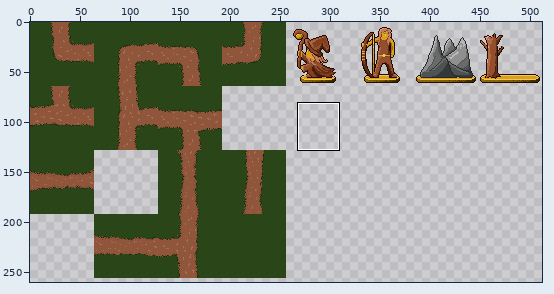
Sprite sheet, stored at assets/Tilesheet.png. Above: a wide view before the commit, with the close-up outlined.
Close-up. Old version:
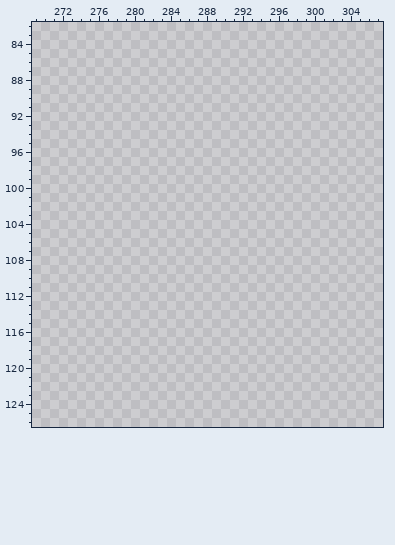
The file is 512x512 pixels. Colours within 5 levels of each other are drawn and written as one. Shown: x 269..307, y 82..126. The wide view leaves out empty margins. The commit also changed other parts of the picture, which this record leaves out.
The result:
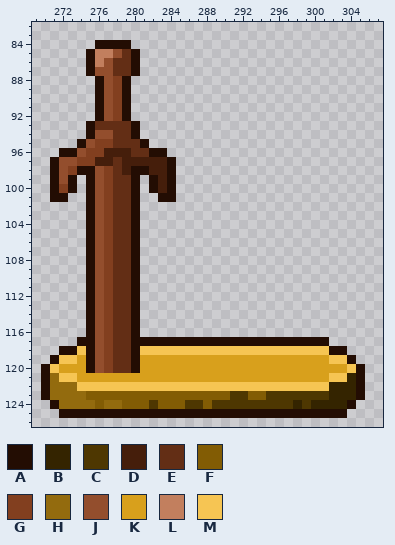
Palette (. is transparent): A #230d03  B #342400  C #4e3701  D #451e0b  E #632e15  F #825c04  G #823f1f  H #936b0e  J #934e2d  K #d8a01c  L #c27f5e  M #f6c553
The exact change:
{"y":84,"x":276,"old":"....","new":"AAAA"}
{"y":85,"x":275,"old":"......","new":"ALLJEA"}
{"y":86,"x":275,"old":"......","new":"ALJEEA"}
{"y":87,"x":275,"old":"......","new":"AJJEEA"}
{"y":88,"x":276,"old":"....","new":"AJGA"}
{"y":89,"x":276,"old":"....","new":"AJGA"}
{"y":90,"x":276,"old":"....","new":"AJGA"}
{"y":91,"x":276,"old":"....","new":"AJGA"}
{"y":92,"x":276,"old":"....","new":"AJGA"}
{"y":93,"x":275,"old":"......","new":"AEEEEA"}
{"y":94,"x":275,"old":"......","new":"AJJEEA"}
{"y":95,"x":274,"old":"........","new":"AJGGEEEA"}
{"y":96,"x":272,"old":"............","new":"AAJGGDDDEEAA"}
{"y":97,"x":271,"old":"..............","new":"AJJGGDDEDDDDDA"}
{"y":98,"x":271,"old":"..............","new":"AJGAAJGEDAADDA"}
{"y":99,"x":271,"old":"...","new":"AJA"}
{"y":99,"x":275,"old":"......","new":"AJGEEA"}
{"y":99,"x":282,"old":"...","new":"ADA"}
{"y":100,"x":271,"old":"...","new":"AGA"}
{"y":100,"x":275,"old":"......","new":"AJGEEA"}
{"y":100,"x":282,"old":"...","new":"ADA"}
{"y":101,"x":271,"old":"..","new":"AA"}
{"y":101,"x":275,"old":"......","new":"AJGEEA"}
{"y":101,"x":283,"old":"..","new":"AA"}
{"y":102,"x":275,"old":"......","new":"AJGEEA"}
{"y":103,"x":275,"old":"......","new":"AJGEEA"}
{"y":104,"x":275,"old":"......","new":"AJGEEA"}
{"y":105,"x":275,"old":"......","new":"AJGEEA"}
{"y":106,"x":275,"old":"......","new":"AJGEEA"}
{"y":107,"x":275,"old":"......","new":"AJGEEA"}
{"y":108,"x":275,"old":"......","new":"AJGEEA"}
{"y":109,"x":275,"old":"......","new":"AJGEEA"}
{"y":110,"x":275,"old":"......","new":"AJGEEA"}
{"y":111,"x":275,"old":"......","new":"AJGEEA"}
{"y":112,"x":275,"old":"......","new":"AJGEEA"}
{"y":113,"x":275,"old":"......","new":"AJGEEA"}
{"y":114,"x":275,"old":"......","new":"AJGEEA"}
{"y":115,"x":275,"old":"......","new":"AJGEEA"}
{"y":116,"x":275,"old":"......","new":"AJGEEA"}
{"y":117,"x":274,"old":"............................","new":"AAJGEEAAAAAAAAAAAAAAAAAAAAAA"}
{"y":118,"x":272,"old":"................................","new":"AAMAJGEEAMMMMMMMMMMMMMMMMMMMMMAA"}
{"y":119,"x":271,"old":"..................................","new":"AMMKAJGEEAKKKKKKKKKKKKKKKKKKKKKMMA"}
{"y":120,"x":270,"old":"....................................","new":"AMKKKAJGEEAKKKKKKKKKKKKKKKKKKKKKKKMA"}
{"y":121,"x":270,"old":"....................................","new":"AHMMKKKKKKKKKKKKKKKKKKKKKKKKKKKKMMBA"}
{"y":122,"x":270,"old":"....................................","new":"AHHHMMMMMMMMMMMMMMMMMMMMMMMMMMMMBBBA"}
{"y":123,"x":270,"old":"....................................","new":"AHHHHFFFFFFFFFFFFFFFFCCFFCCCCCCCBBBA"}
{"y":124,"x":271,"old":"..................................","new":"AHHHHFHHFFFCFFFCCFCCCCCCCCCBCBBBBA"}
{"y":125,"x":272,"old":"................................","new":"AAAAAAAAAAAAAAAAAAAAAAAAAAAAAAAA"}
